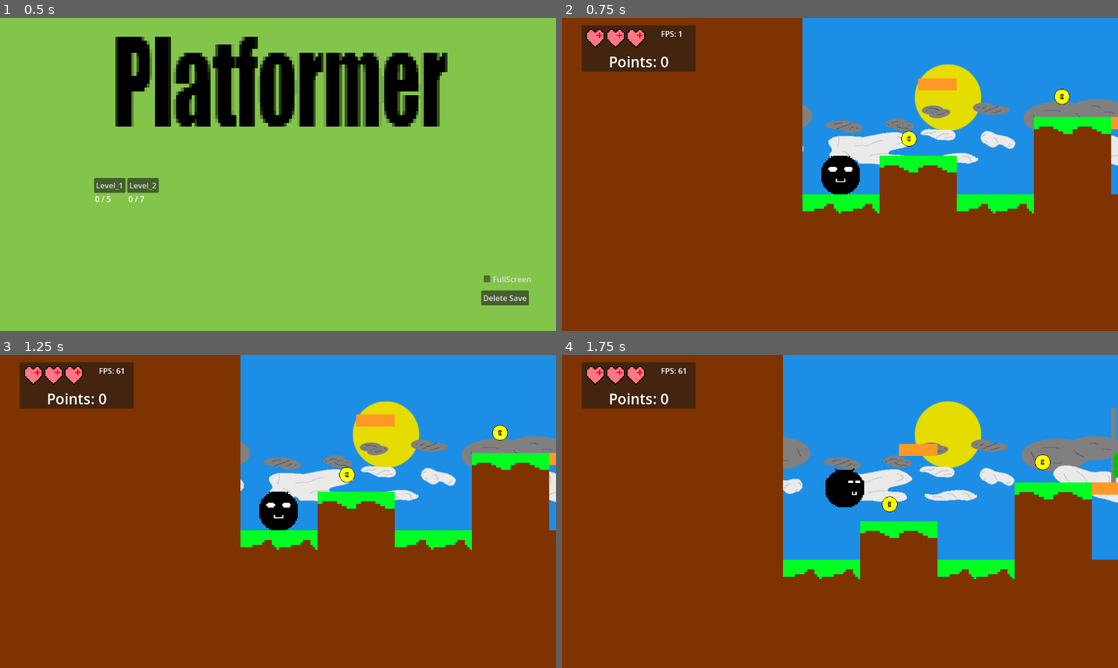
Above: before the commit, frames 1-4 (two rows, left to right).
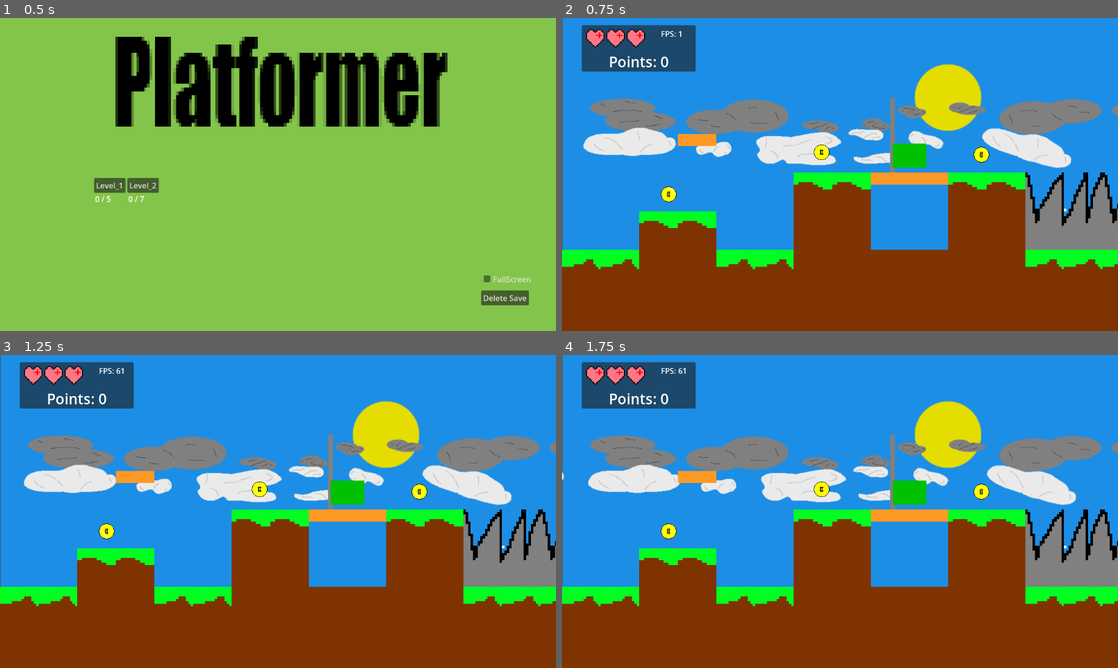
Above: after the commit, the same moments.

Repository: CWmain/Platformer
Game: Godot game, scene res://gui/level_select.tscn
Same seed, same stepped clock (60 frames per second), same inputs: the game is played once before the commit and once after it.
Inputs (mouse positions are in pixels of both pictures, inside the frame that each line leads up to):
- Up to frame 1 (0.5 s): no input
- Up to frame 2 (0.75 s): click "Level_1" at 0.5 s
- Up to frame 3 (1.25 s): no input
- Up to frame 4 (1.75 s): move the mouse to (962, 495) at 1.27 s; hold Right (right) from 1.28 s (still down); tap Space (jump) at 1.52 s

Frame 1 is identical in both runs. In frame 2, 51% of the frame differs, in the area x 0-100%, y 0-81%; in frame 3, 51%; in frame 4, 51%.

Commit message:
Added animation for finish flag / winning animation. TODO: Fix celebration and move end game to after confetti is done

Diff:
--- a/Platformer/GameObjects/checkpoint.tscn
+++ b/Platformer/GameObjects/checkpoint.tscn
@@ -47,7 +47,7 @@
 }]
 
 [sub_resource type="RectangleShape2D" id="RectangleShape2D_lgq2u"]
-size = Vector2(20, 53)
+size = Vector2(20, 31)
 
 [node name="Checkpoint" type="Node2D"]
 script = ExtResource("1_muvl1")
@@ -61,7 +61,7 @@
 collision_layer = 0
 
 [node name="CollisionShape2D" type="CollisionShape2D" parent="Area2D"]
-position = Vector2(0, -10.5)
+position = Vector2(0, 0.5)
 shape = SubResource("RectangleShape2D_lgq2u")
 
 [connection signal="body_entered" from="Area2D" to="." method="_on_area_2d_body_entered"]
--- a/Platformer/GameObjects/finish.gd
+++ b/Platformer/GameObjects/finish.gd
@@ -3,8 +3,16 @@
 @export_file() var next_lvl
 
 @onready var game_manager = %GameManager
+@onready var animated_sprite_2d = $AnimatedSprite2D
 
 
 func _on_body_entered(body):
 	if (body.name == "Player"):
-		game_manager.game_won()
+		body.win_state()
+		animated_sprite_2d.play("default")
+
+
+
+#Note that the finish flag calls game_won(), not the player
+func _on_animated_sprite_2d_animation_finished():
+	game_manager.game_won()
--- a/Platformer/GameObjects/finish.tscn
+++ b/Platformer/GameObjects/finish.tscn
@@ -1,19 +1,64 @@
-[gd_scene load_steps=4 format=3 uid="uid://dja28yf0n5ix5"]
+[gd_scene load_steps=10 format=3 uid="uid://dja28yf0n5ix5"]
 
 [ext_resource type="Texture2D" uid="uid://dyqpv0gq0i264" path="res://GameObjects/finish.png" id="1_754rm"]
 [ext_resource type="Script" path="res://GameObjects/finish.gd" id="1_wgwbv"]
 
 [sub_resource type="RectangleShape2D" id="RectangleShape2D_mhugd"]
-size = Vector2(64, 64)
+size = Vector2(18, 31)
+
+[sub_resource type="AtlasTexture" id="AtlasTexture_l4b8q"]
+atlas = ExtResource("1_754rm")
+region = Rect2(0, 0, 16, 32)
+
+[sub_resource type="AtlasTexture" id="AtlasTexture_40vsj"]
+atlas = ExtResource("1_754rm")
+region = Rect2(16, 0, 16, 32)
+
+[sub_resource type="AtlasTexture" id="AtlasTexture_xxe3m"]
+atlas = ExtResource("1_754rm")
+region = Rect2(32, 0, 16, 32)
+
+[sub_resource type="AtlasTexture" id="AtlasTexture_e4tus"]
+atlas = ExtResource("1_754rm")
+region = Rect2(48, 0, 16, 32)
+
+[sub_resource type="AtlasTexture" id="AtlasTexture_h05kn"]
+atlas = ExtResource("1_754rm")
+region = Rect2(64, 0, 16, 32)
+
+[sub_resource type="SpriteFrames" id="SpriteFrames_1khqv"]
+animations = [{
+"frames": [{
+"duration": 1.0,
+"texture": SubResource("AtlasTexture_l4b8q")
+}, {
+"duration": 1.0,
+"texture": SubResource("AtlasTexture_40vsj")
+}, {
+"duration": 1.0,
+"texture": SubResource("AtlasTexture_xxe3m")
+}, {
+"duration": 1.0,
+"texture": SubResource("AtlasTexture_e4tus")
+}, {
+"duration": 1.0,
+"texture": SubResource("AtlasTexture_h05kn")
+}],
+"loop": false,
+"name": &"default",
+"speed": 5.0
+}]
 
 [node name="Finish" type="Area2D"]
 script = ExtResource("1_wgwbv")
 
-[node name="Sprite2D" type="Sprite2D" parent="."]
-texture = ExtResource("1_754rm")
-
 [node name="CollisionShape2D" type="CollisionShape2D" parent="."]
-position = Vector2(0, 1)
+position = Vector2(0, 0.5)
 shape = SubResource("RectangleShape2D_mhugd")
 
+[node name="AnimatedSprite2D" type="AnimatedSprite2D" parent="."]
+texture_filter = 1
+sprite_frames = SubResource("SpriteFrames_1khqv")
+
 [connection signal="body_entered" from="." to="." method="_on_body_entered"]
+[connection signal="animation_finished" from="AnimatedSprite2D" to="." method="_on_animated_sprite_2d_animation_finished"]
--- a/Platformer/gui/game_manager.tscn
+++ b/Platformer/gui/game_manager.tscn
@@ -18,6 +18,7 @@
 offset_bottom = 111.0
 
 [node name="Health_Bar" parent="UI/Panel" instance=ExtResource("3_38bf1")]
+layout_mode = 0
 offset_left = 9.0
 offset_top = 8.0
 offset_right = 131.0
--- a/Platformer/levels/Level_1.tscn
+++ b/Platformer/levels/Level_1.tscn
@@ -151,7 +151,8 @@
 layer_0/tile_data = PackedInt32Array(393216, 65537, 0, 393217, 65537, 0, 393218, 1, 1, 393219, 1, 1, 393220, 65537, 0,  …(7040 unchanged characters)…
 
 [node name="Finish" parent="SceneObjects" instance=ExtResource("5_1agf5")]
-position = Vector2(2700, 91)
+position = Vector2(2715, 80)
+scale = Vector2(5, 5)
 next_lvl = "res://levels/Level_2.tscn"
 
 [node name="Player" parent="SceneObjects" instance=ExtResource("6_2s6l2")]
--- a/Platformer/main_character.gd
+++ b/Platformer/main_character.gd
@@ -20,7 +20,9 @@
 @onready var animated_sprite_2d = $AnimatedSprite2D
 @onready var spiked_timer = $spiked
 @onready var damage_particles = $DamageParticles
-var damage_taken : bool = false
+@onready var confetti_particles = $ConfettiParticles
+
+var player_lock : bool = false
 
 @export var grapple_angle: int = 45
 @onready var ray_cast = $RayCast2D
@@ -67,12 +69,12 @@
 
 	# Get the input direction and handle the movement/deceleration.
 	var direction = Input.get_axis("left", "right")
-	#Takes control away from player when damage is taken
-	if damage_taken:
+	#Takes control away from player
+	if player_lock:
 		direction = 0
 
 	if (direction == 0):
-		if !damage_taken:
+		if !player_lock:
 			animated_sprite_2d.play("idle")
 	else:
 		movementType = MovementType.Walk if is_on_floor() else MovementType.Air
@@ -140,13 +142,17 @@
 func remove_health(amount: int):
 	game_manager.take_damage(amount)
 
+func win_state():
+	player_lock = true
+	animated_sprite_2d.play("win")
+	confetti_particles.set_emitting(true)
 
 func spike_damage():
 	velocity = -velocity
 
 	if spiked_timer.is_stopped():
 		animated_sprite_2d.play("damage")
-		damage_taken = true
+		player_lock = true
 		damage_particles.set_emitting(true)
 		spiked_timer.start()
 		remove_health(1)
@@ -156,7 +162,7 @@
 func _on_spiked_timeout():
 	spiked_timer.stop()
 	set_last_ground()
-	damage_taken = false
+	player_lock = false
 	pass # Replace with function body.
 
 func grapple_visuals():
--- a/Platformer/main_character.tscn
+++ b/Platformer/main_character.tscn
@@ -1,20 +1,23 @@
-[gd_scene load_steps=21 format=3 uid="uid://bp1nlmyq3t7wb"]
+[gd_scene load_steps=26 format=3 uid="uid://bp1nlmyq3t7wb"]
 
 [ext_resource type="Script" path="res://main_character.gd" id="1_63o6y"]
+[ext_resource type="Material" uid="uid://ok00btownvln" path="res://Particles/damage_explosion.tres" id="2_w2oey"]
 [ext_resource type="Texture2D" uid="uid://cdhu5kjl5sd70" path="res://Character/CharacterDamage.png" id="3_1kp13"]
 [ext_resource type="Texture2D" uid="uid://bkmjalnkk1qku" path="res://GameObjects/chain.png" id="3_7ckhg"]
 [ext_resource type="Texture2D" uid="uid://bsl8bgqtk1t2x" path="res://Character/CharacterIdle.png" id="3_qemro"]
 [ext_resource type="Texture2D" uid="uid://dcsif0hv4dcob" path="res://Character/CharacterMove.png" id="4_5688i"]
-
-[sub_resource type="ParticleProcessMaterial" id="ParticleProcessMaterial_dfo8f"]
+[ext_resource type="Texture2D" uid="uid://13fxmwxon413" path="res://Character/CharacterWin.png" id="6_xi0by"]
+
+[sub_resource type="ParticleProcessMaterial" id="ParticleProcessMaterial_fu5yy"]
 particle_flag_disable_z = true
-direction = Vector3(0, 0, 0)
-spread = 180.0
-initial_velocity_min = 150.0
-initial_velocity_max = 300.0
-gravity = Vector3(0, 0, 0)
-scale_min = 3.0
-scale_max = 5.0
+direction = Vector3(0, -1, 0)
+spread = 11.868
+initial_velocity_min = 241.76
+initial_velocity_max = 241.76
+gravity = Vector3(0, 50, 0)
+scale_min = 4.0
+scale_max = 7.0
+color = Color(1, 0, 0, 1)
 
 [sub_resource type="AtlasTexture" id="AtlasTexture_2tsjd"]
 atlas = ExtResource("3_1kp13")
@@ -63,6 +66,18 @@
 [sub_resource type="AtlasTexture" id="AtlasTexture_sm220"]
 atlas = ExtResource("4_5688i")
 region = Rect2(96, 0, 32, 32)
+
+[sub_resource type="AtlasTexture" id="AtlasTexture_g8m6j"]
+atlas = ExtResource("6_xi0by")
+region = Rect2(0, 0, 32, 32)
+
+[sub_resource type="AtlasTexture" id="AtlasTexture_uj7pq"]
+atlas = ExtResource("6_xi0by")
+region = Rect2(32, 0, 32, 32)
+
+[sub_resource type="AtlasTexture" id="AtlasTexture_48qf8"]
+atlas = ExtResource("6_xi0by")
+region = Rect2(64, 0, 32, 32)
 
 [sub_resource type="SpriteFrames" id="SpriteFrames_kqnrl"]
 animations = [{
@@ -128,6 +143,20 @@
 "loop": true,
 "name": &"run",
 "speed": 15.0
+}, {
+"frames": [{
+"duration": 1.0,
+"texture": SubResource("AtlasTexture_g8m6j")
+}, {
+"duration": 1.0,
+"texture": SubResource("AtlasTexture_uj7pq")
+}, {
+"duration": 5.0,
+"texture": SubResource("AtlasTexture_48qf8")
+}],
+"loop": false,
+"name": &"win",
+"speed": 10.0
 }]
 
 [sub_resource type="RectangleShape2D" id="RectangleShape2D_1y5ff"]
@@ -145,10 +174,19 @@
 scale = Vector2(0.1, 0.1)
 emitting = false
 amount = 60
-process_material = SubResource("ParticleProcessMaterial_dfo8f")
+process_material = ExtResource("2_w2oey")
 one_shot = true
 speed_scale = 2.0
 explosiveness = 1.0
+
+[node name="ConfettiParticles" type="GPUParticles2D" parent="."]
+scale = Vector2(0.1, 0.1)
+emitting = false
+amount = 60
+process_material = SubResource("ParticleProcessMaterial_fu5yy")
+lifetime = 5.0
+one_shot = true
+speed_scale = 4.0
 
 [node name="chain" type="TextureRect" parent="."]
 texture_repeat = 2
@@ -174,9 +212,7 @@
 [node name="AnimatedSprite2D" type="AnimatedSprite2D" parent="."]
 scale = Vector2(0.5, 0.5)
 sprite_frames = SubResource("SpriteFrames_kqnrl")
-animation = &"damage"
-frame = 3
-frame_progress = 1.0
+animation = &"win"
 
 [node name="CollisionShape2D" type="CollisionShape2D" parent="."]
 shape = SubResource("RectangleShape2D_1y5ff")
Binary file changed: Platformer/GameObjects/finish.png
